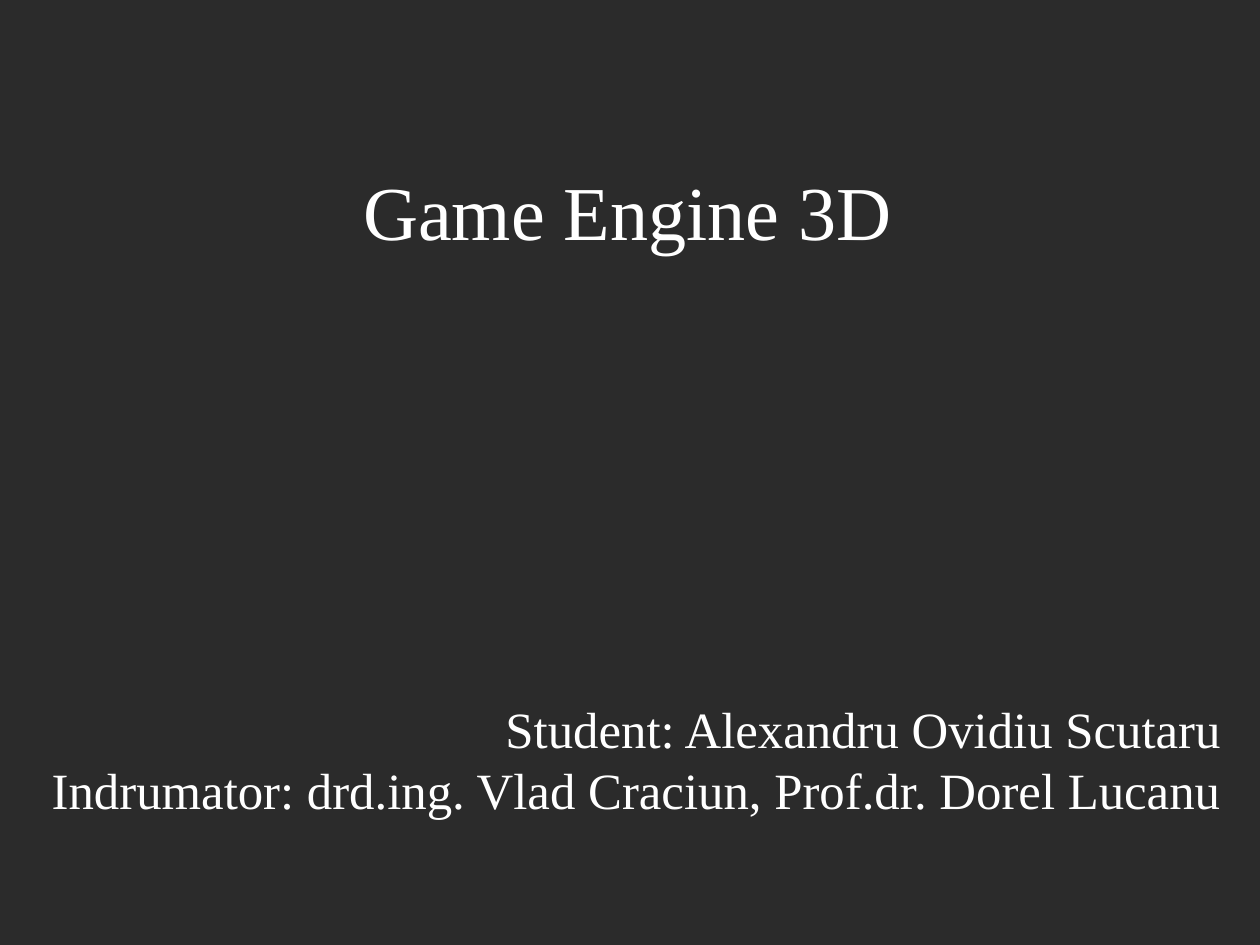
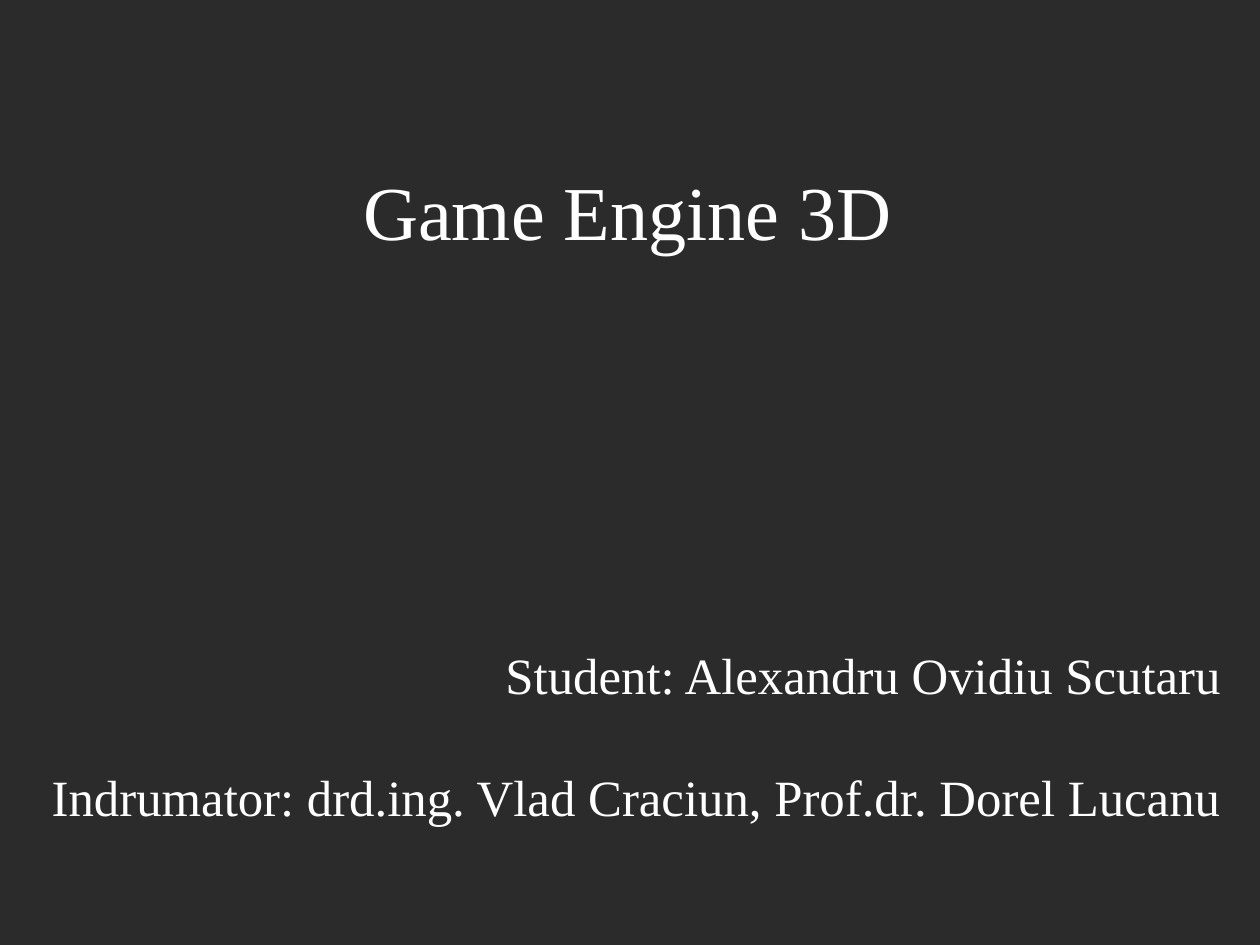
Before and after one commit to AlexandruScutaru/Licenta2019AlexandruOvidiuScutaru, a slide deck: slide 1 of GameEngine3D_prezentare.odp. Drawn at 1260x945 pixels with LibreOffice and Linux fonts; fonts in the diff are those of the drawing; background and template pictures are left out; a plain dark background stands for a picture behind light text. Boxes give left, top, right and bottom in pixels: in the first picture for what was removed or moved away, otherwise in the second. Text is boxed around its words. In the diff, an @@ line names an element or a change of style, - is before the commit and + after.

```diff
--- a/GameEngine3D_prezentare.odp
+++ b/GameEngine3D_prezentare.odp
@@ subtitle "Student: Alexandru Ovidiu Scutaru" rewrapped from <box>52,712,1220,819</box> to <box>52,658,1220,827</box> @@
```
Also in this commit, not shown: 4 other slides changed, 12 slides added, 3 slides removed.
